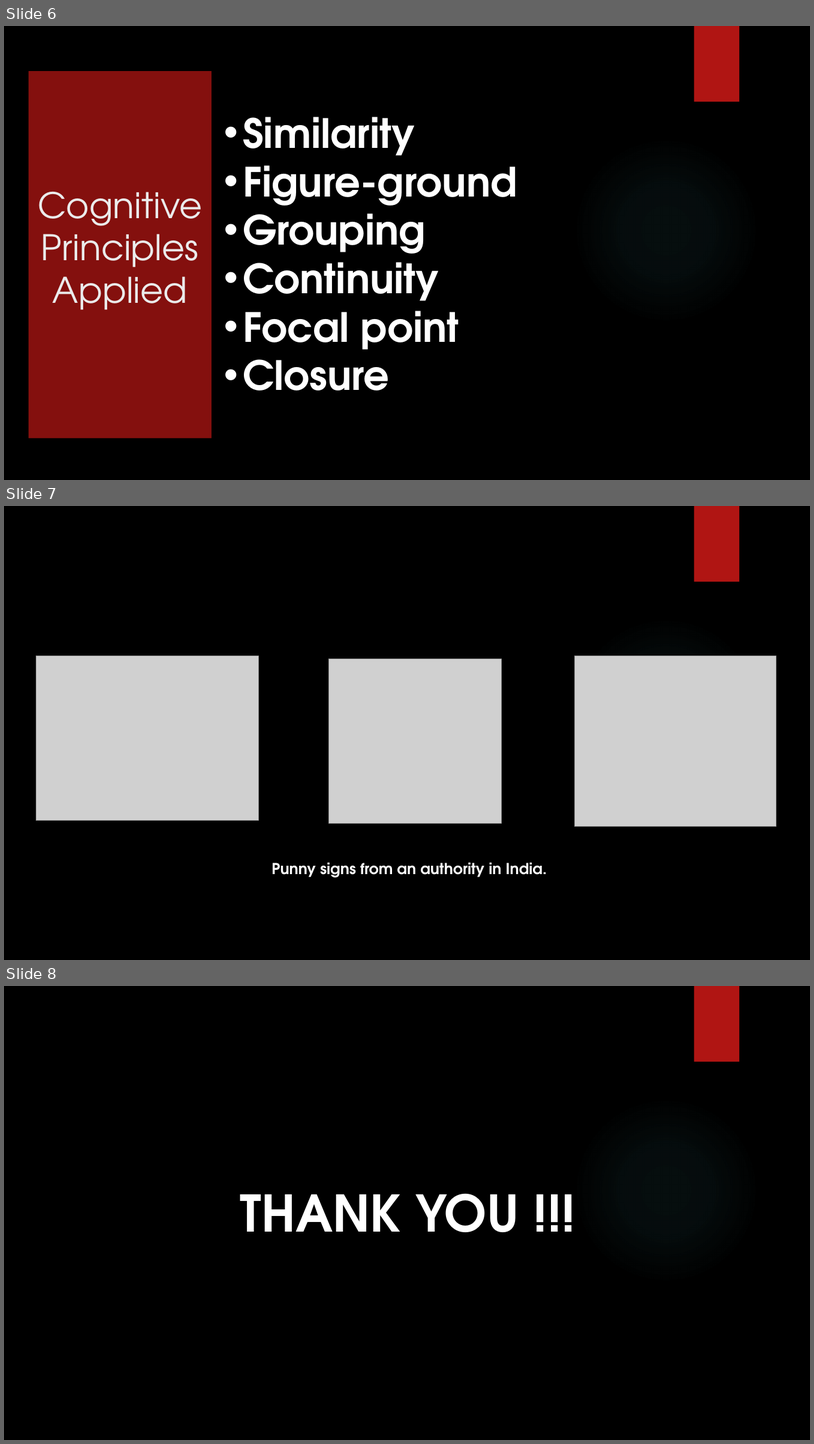
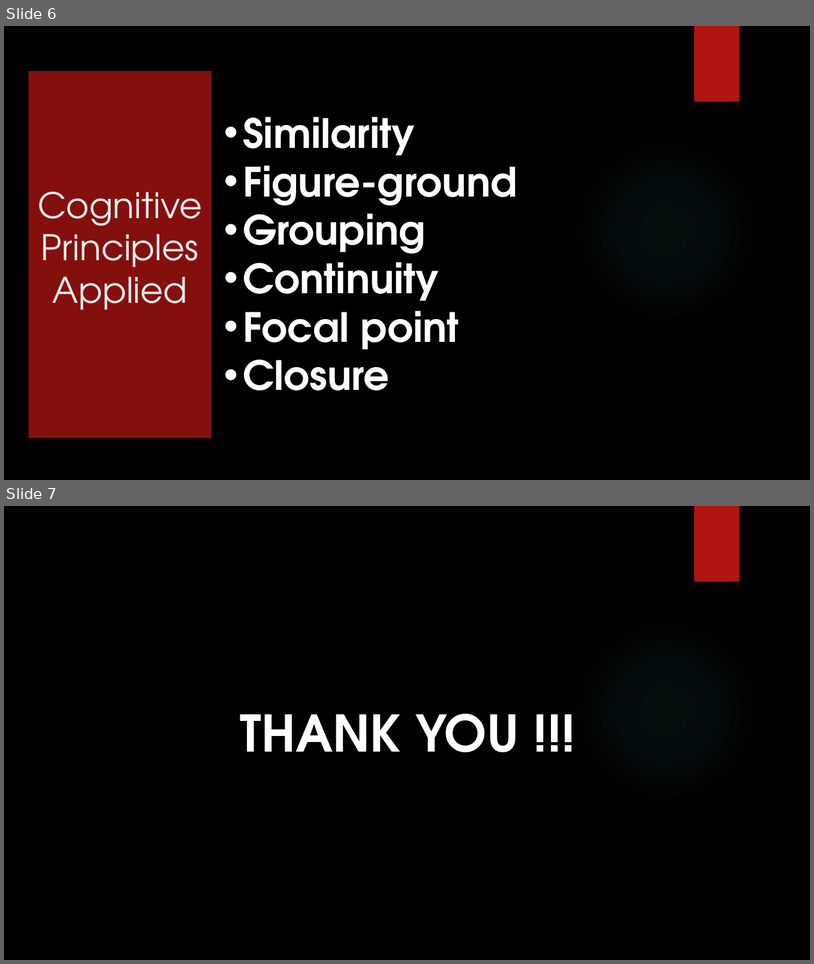
Before and after one commit to paulsaswata/public, a slide deck: Xinformatics2018_Assignment3.pptx. Shown one above the other, each under a label of ours: slides 6, 7 and 8 before the commit, slides 6 and 7 after it. The pictures are 814x1444 and 814x964 pixels, drawn with LibreOffice and Linux fonts; fonts in the diff are those of the drawing; grey boxes stand for pictures; background and template pictures are left out. Boxes give left, top, right and bottom in pixels: in the first picture for what was removed or moved away, otherwise in the second. Text is boxed around its words. In the diff, an @@ line names an element or a change of style, - is before the commit and + after.

```diff
--- a/Xinformatics2018_Assignment3.pptx
+++ b/Xinformatics2018_Assignment3.pptx
@@ slide 7 removed at (4, 506, 810, 960), background picture (left out); not listed: 2 template elements that a slide beside it also shows @@
@@ picture removed at (36, 656, 258, 820) @@
@@ picture removed at (329, 658, 502, 822) @@
@@ picture removed at (575, 656, 777, 826) @@
@@ text removed at (272, 862, 548, 877) @@
-Punny signs from an authority in India.
@@ what was slide 8 is now slide 7 @@
```
